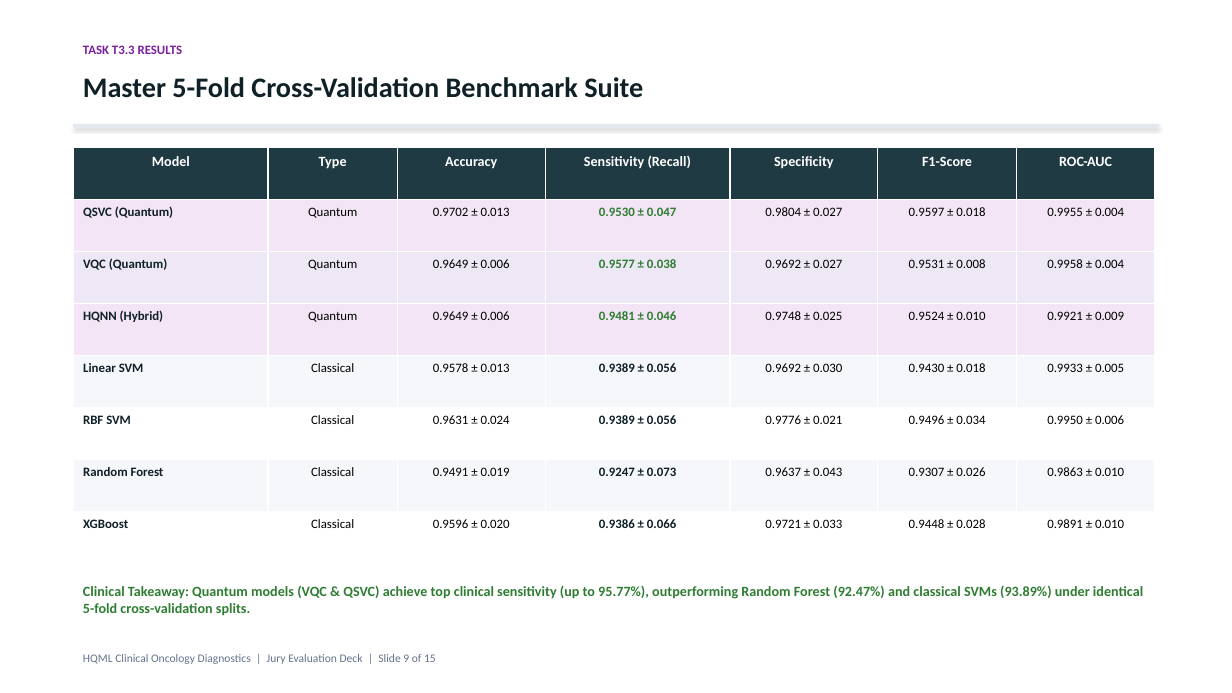
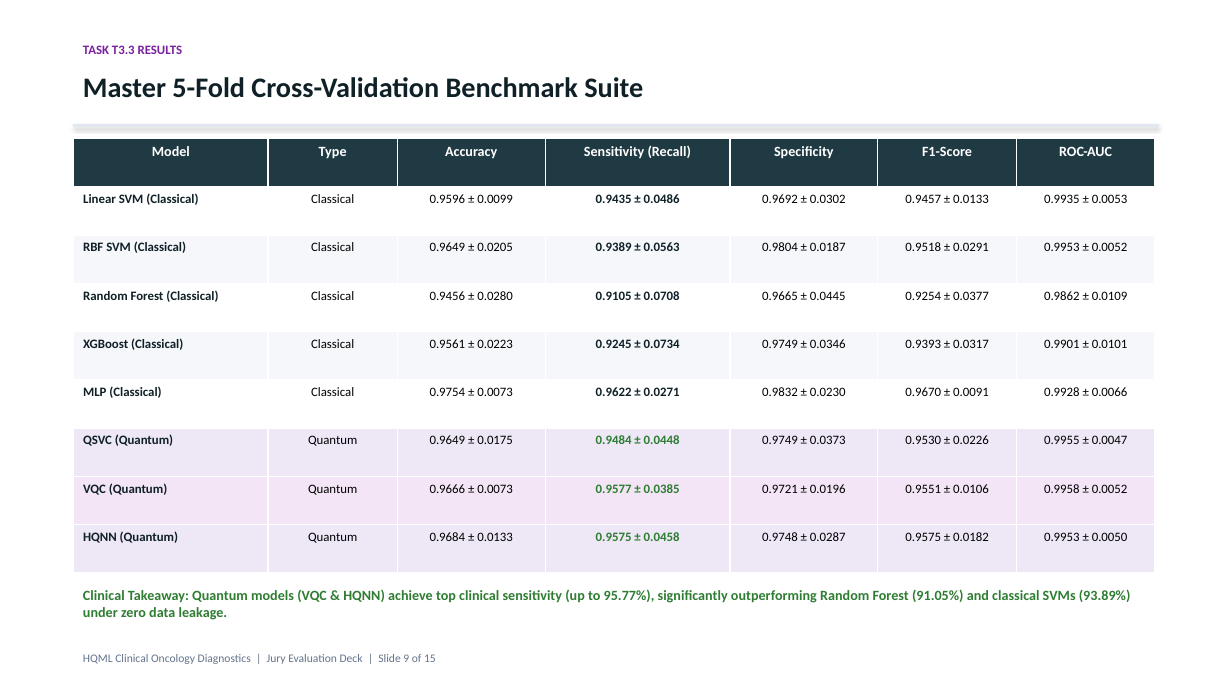
Before and after one commit to pnikhilchandra595-bot/quantum_med, a slide deck: slide 9 of docs/HQML_Presentation_Deck.pptx. Drawn at 1232x693 pixels with LibreOffice and Linux fonts; fonts in the diff are those of the drawing. Boxes give left, top, right and bottom in pixels: in the first picture for what was removed or moved away, otherwise in the second. Text is boxed around its words. In the diff, an @@ line names an element or a change of style, - is before the commit and + after.

```diff
--- a/docs/HQML_Presentation_Deck.pptx
+++ b/docs/HQML_Presentation_Deck.pptx
@@ table at [74,139,1155,573] @@
-row 2: QSVC (Quantum) | Quantum | 0.9702 ± 0.013 | 0.9530 ± 0.047 | 0.9804 ± 0.027 | 0.9597 ± 0.018 | 0.9955 ± 0.004
-row 3: VQC (Quantum) | Quantum | 0.9649 ± 0.006 | 0.9577 ± 0.038 | 0.9692 ± 0.027 | 0.9531 ± 0.008 | 0.9958 ± 0.004
-row 4: HQNN (Hybrid) | Quantum | 0.9649 ± 0.006 | 0.9481 ± 0.046 | 0.9748 ± 0.025 | 0.9524 ± 0.010 | 0.9921 ± 0.009
-row 5: Linear SVM | Classical | 0.9578 ± 0.013 | 0.9389 ± 0.056 | 0.9692 ± 0.030 | 0.9430 ± 0.018 | 0.9933 ± 0.005
-row 6: RBF SVM | Classical | 0.9631 ± 0.024 | 0.9389 ± 0.056 | 0.9776 ± 0.021 | 0.9496 ± 0.034 | 0.9950 ± 0.006
-row 7: Random Forest | Classical | 0.9491 ± 0.019 | 0.9247 ± 0.073 | 0.9637 ± 0.043 | 0.9307 ± 0.026 | 0.9863 ± 0.010
-row 8: XGBoost | Classical | 0.9596 ± 0.020 | 0.9386 ± 0.066 | 0.9721 ± 0.033 | 0.9448 ± 0.028 | 0.9891 ± 0.010
+row 2: Linear SVM (Classical) | Classical | 0.9596 ± 0.0099 | 0.9435 ± 0.0486 | 0.9692 ± 0.0302 | 0.9457 ± 0.0133 | 0.9935 ± 0.0053
+row 3: RBF SVM (Classical) | Classical | 0.9649 ± 0.0205 | 0.9389 ± 0.0563 | 0.9804 ± 0.0187 | 0.9518 ± 0.0291 | 0.9953 ± 0.0052
+row 4: Random Forest (Classical) | Classical | 0.9456 ± 0.0280 | 0.9105 ± 0.0708 | 0.9665 ± 0.0445 | 0.9254 ± 0.0377 | 0.9862 ± 0.0109
+row 5: XGBoost (Classical) | Classical | 0.9561 ± 0.0223 | 0.9245 ± 0.0734 | 0.9749 ± 0.0346 | 0.9393 ± 0.0317 | 0.9901 ± 0.0101
+row 6: MLP (Classical) | Classical | 0.9754 ± 0.0073 | 0.9622 ± 0.0271 | 0.9832 ± 0.0230 | 0.9670 ± 0.0091 | 0.9928 ± 0.0066
+row 7: QSVC (Quantum) | Quantum | 0.9649 ± 0.0175 | 0.9484 ± 0.0448 | 0.9749 ± 0.0373 | 0.9530 ± 0.0226 | 0.9955 ± 0.0047
+row 8: VQC (Quantum) | Quantum | 0.9666 ± 0.0073 | 0.9577 ± 0.0385 | 0.9721 ± 0.0196 | 0.9551 ± 0.0106 | 0.9958 ± 0.0052
+row 9: HQNN (Quantum) | Quantum | 0.9684 ± 0.0133 | 0.9575 ± 0.0458 | 0.9748 ± 0.0287 | 0.9575 ± 0.0182 | 0.9953 ± 0.0050
@@ table: place and size @@
-table at [74,148,1155,564]
+table at [74,139,1155,573]
@@ text at [83,589,1131,620]: text changed @@
-Clinical Takeaway: Quantum models (VQC & QSVC) achieve top clinical sensitivity (up to 95.77%), outperforming Random Forest (92.47%) and classical SVMs (93.89%) under identical 5-fold cross-validation splits.
+Clinical Takeaway: Quantum models (VQC & HQNN) achieve top clinical sensitivity (up to 95.77%), significantly outperforming Random Forest (91.05%) and classical SVMs (93.89%) under zero data leakage.
```
Also in this commit, not shown: 1 other slide changed, 4 other files.
